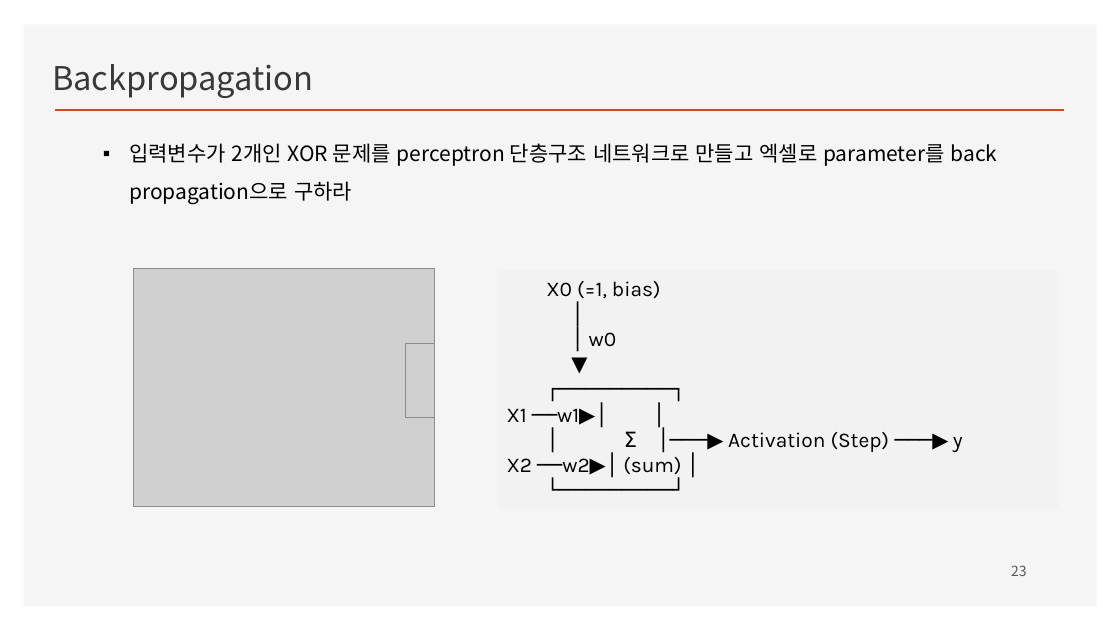
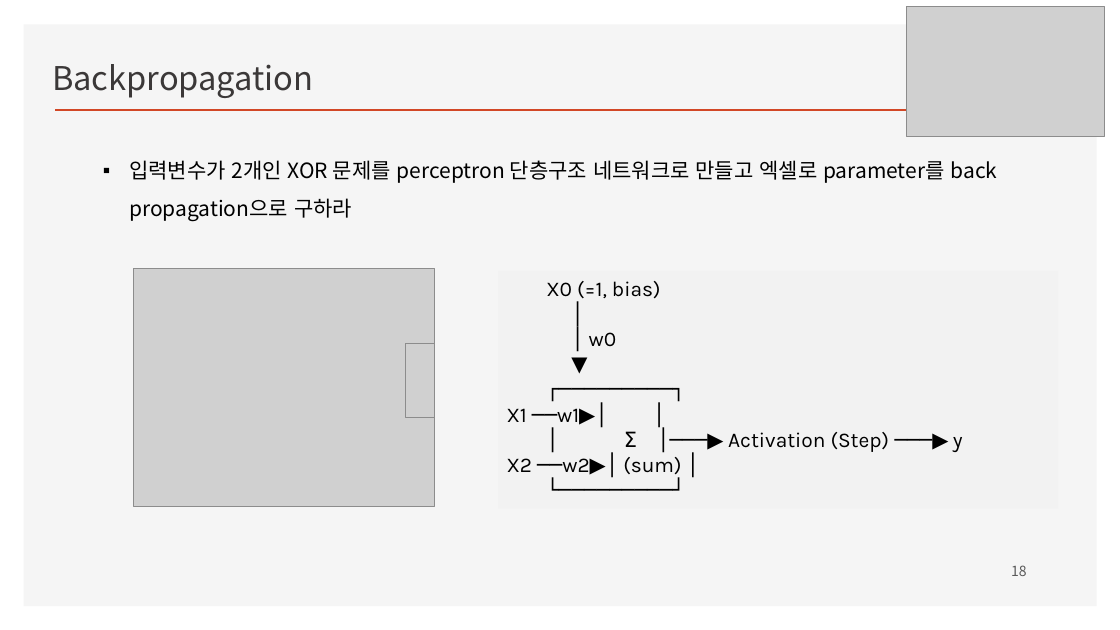
Before and after one commit to ancestor9/mathematics-for-machine-learning, a slide deck: slide 18 of w4_Perceptron_Regression.pptx (slide 23 before the commit). Drawn at 1120x630 pixels with LibreOffice and Linux fonts; fonts in the diff are those of the drawing; grey boxes stand for pictures; background and template pictures are left out. Boxes give left, top, right and bottom in pixels: in the first picture for what was removed or moved away, otherwise in the second. Text is boxed around its words. In the diff, an @@ line names an element or a change of style, - is before the commit and + after.

```diff
--- a/w4_Perceptron_Regression.pptx
+++ b/w4_Perceptron_Regression.pptx
@@ picture added at <box>907,6,1104,137</box> @@
@@ text "입력변수가 2개인 XOR 문제를 perceptron ...": place and size @@
-text "입력변수가 2개인 XOR 문제를 perceptron ..." at <box>129,143,998,204</box>
+text "입력변수가 2개인 XOR 문제를 perceptron ..." at <box>129,160,998,221</box>
@@ page number at <box>1011,565,1027,576</box>: text changed @@
-23
+18
```
Also in this commit, not shown: 20 other slides changed, 5 slides removed.
